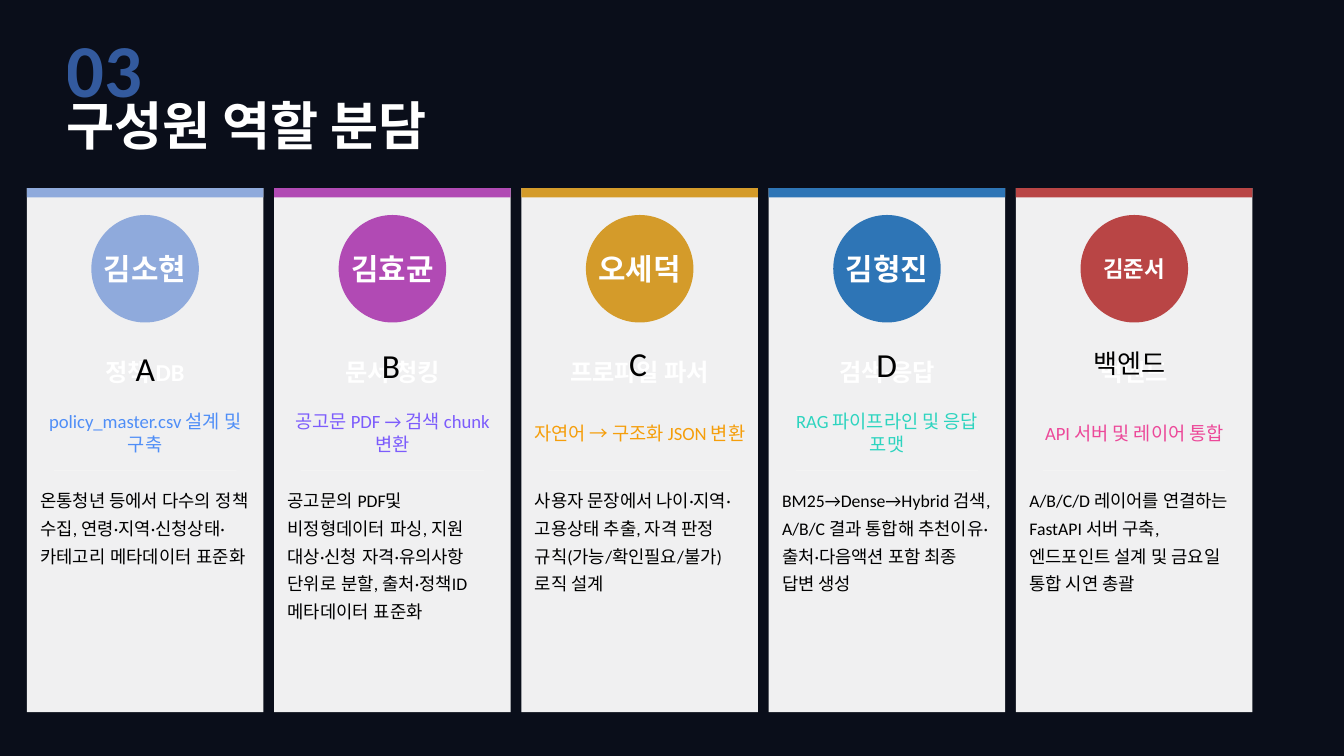
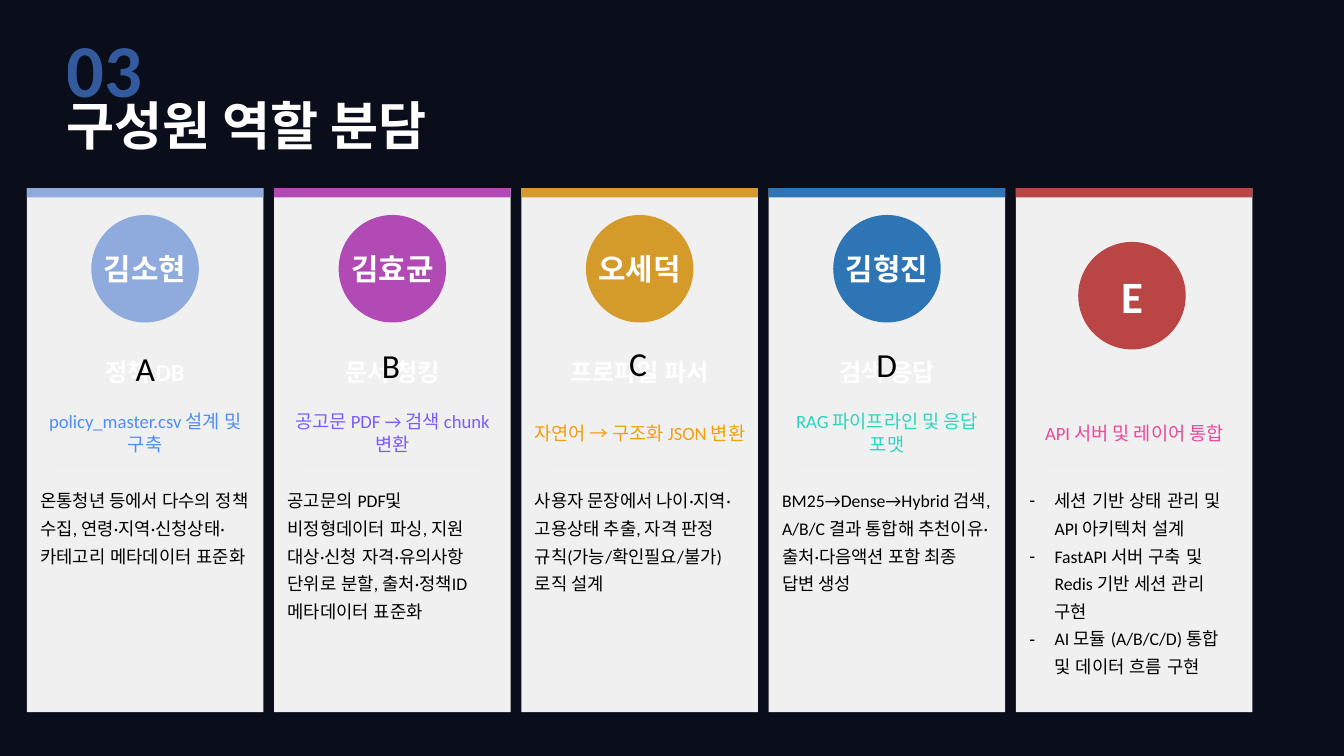
Before and after one commit to gibsifnger/youth-sync, a slide deck: slide 3 of youth_sync.pptx. Drawn at 1344x756 pixels with LibreOffice and Linux fonts; fonts in the diff are those of the drawing. Boxes give left, top, right and bottom in pixels: in the first picture for what was removed or moved away, otherwise in the second. Text is boxed around its words. In the diff, an @@ line names an element or a change of style, - is before the commit and + after.

Commit message:
백엔드 내용 추가

```diff
--- a/youth_sync.pptx
+++ b/youth_sync.pptx
@@ ellipse: place and size @@
-ellipse at bbox=[1081, 215, 1188, 323]
+ellipse at bbox=[1078, 242, 1185, 349]
@@ text at bbox=[1121, 284, 1143, 313]: text changed; size 12 to 24 pt @@
-김준서
+E
@@ text removed at bbox=[1093, 351, 1165, 375] @@
-백엔드
@@ text removed at bbox=[1101, 357, 1168, 375] @@
-백엔드
@@ text at bbox=[1055, 492, 1221, 675]: text changed @@
-A/B/C/D 레이어를 연결하는 FastAPI 서버 구축, 엔드포인트 설계 및 금요일 통합 시연 총괄
+– 세션 기반 상태 관리 및 API 아키텍처 설계
+– FastAPI 서버 구축 및 Redis 기반 세션 관리 구현
+– AI 모듈 (A/B/C/D) 통합 및 데이터 흐름 구현
```
Also in this commit, not shown: 2 other slides changed.
